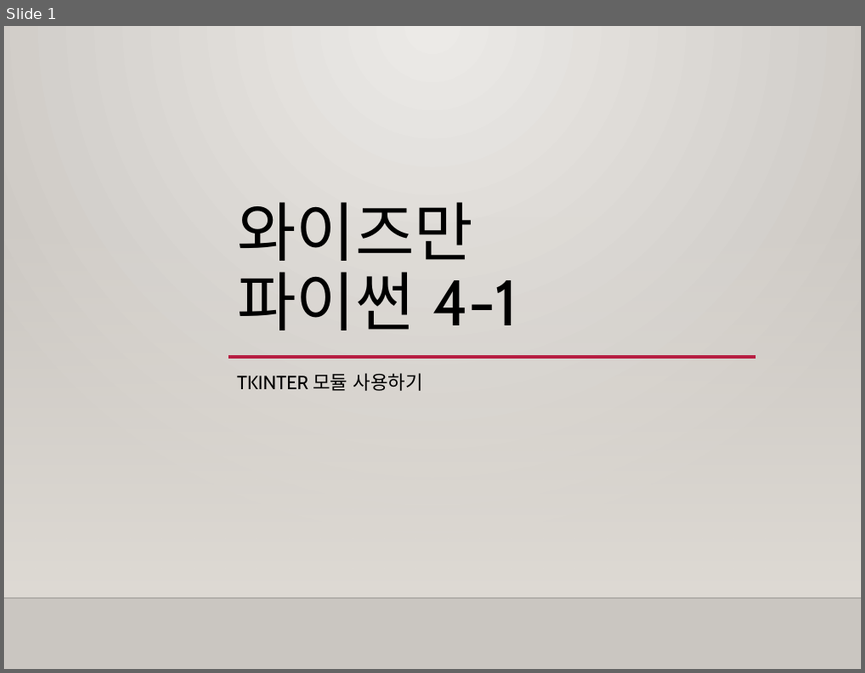
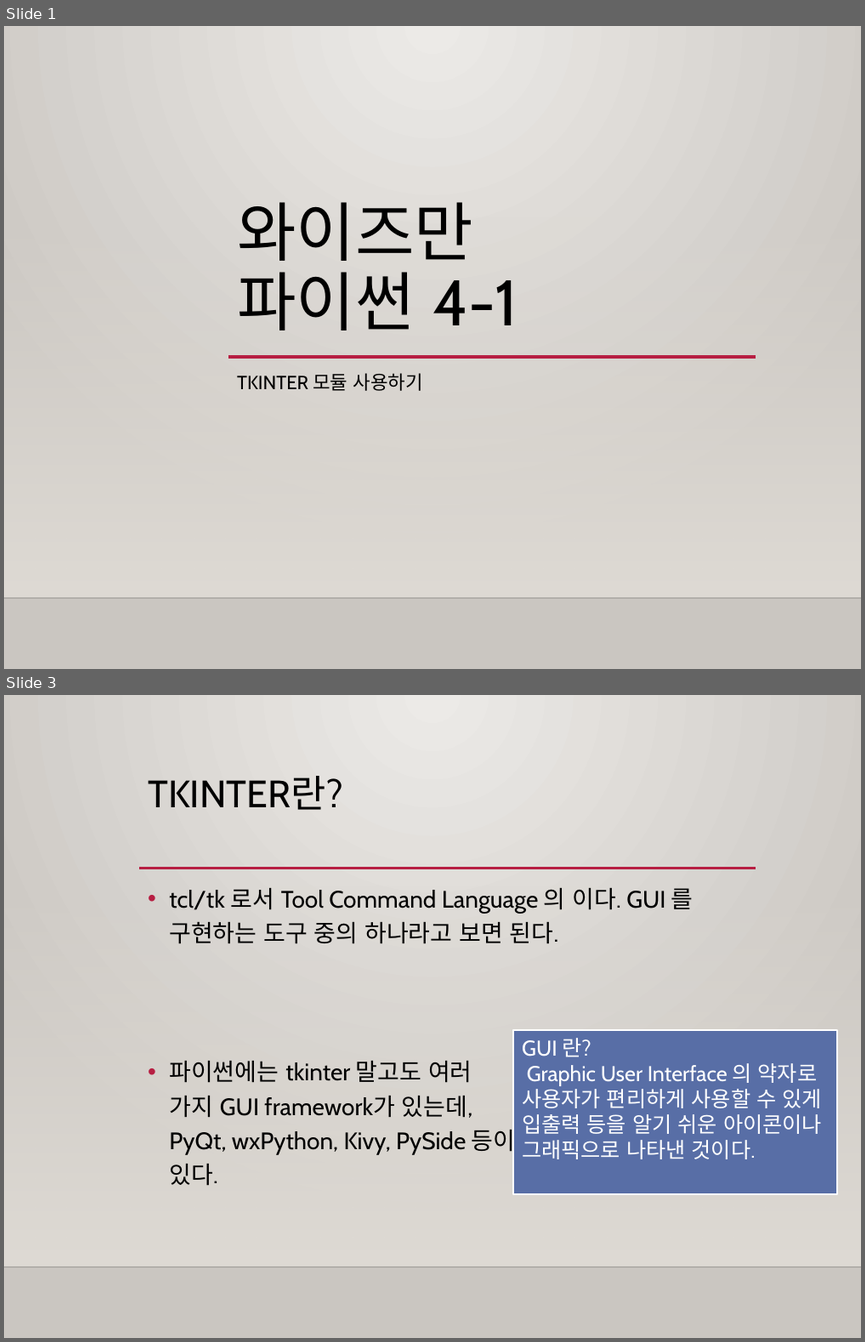
Before and after one commit to freshmea/weizman_python_class, a slide deck: textbook/파이썬4-1교시.pptx. Shown one above the other, each under a label of ours: slide 1 before the commit, slides 1 and 3 after it; the slides between them are not shown. The pictures are 865x673 and 865x1342 pixels, drawn with LibreOffice and Linux fonts; fonts in the diff are those of the drawing; background and template pictures are left out. Boxes give left, top, right and bottom in pixels: in the first picture for what was removed or moved away, otherwise in the second. Text is boxed around its words. In the diff, an @@ line names an element or a change of style, - is before the commit and + after.

```diff
--- a/textbook/파이썬4-1교시.pptx
+++ b/textbook/파이썬4-1교시.pptx
@@ slide 3 added at box(4, 695, 861, 1338), background gradient #ECEAE7 to #CAC7C1; not listed: 2 template elements that a slide beside it also shows @@
@@ title added at box(148, 776, 343, 810), 32 pt, text #000000 @@
+TKINTER란?
@@ line added from (139, 868) to (755, 868), #B71E42 2.5 pt @@
@@ text added at box(169, 888, 693, 1185), 20 pt, text #000000 @@
+• tcl/tk 로서 Tool Command Language 의 이다. GUI 를 구현하는 도구 중의 하나라고 보면 된다.
+• 파이썬에는 tkinter 말고도 여러
+  가지 GUI framework가 있는데,
+  PyQt, wxPython, Kivy, PySide 등이
+  있다.
@@ rectangle added at box(513, 1030, 837, 1195), fill #586EA6, outline #FFFFFF 1.75 pt, 18 pt, text #FFFFFF @@
+GUI 란?
+Graphic User Interface 의 약자로 사용자가 편리하게 사용할 수 있게 입출력 등을 알기 쉬운 아이콘이나 그래픽으로 나타낸 것이다.
```
Also in this commit, not shown: 2 slides changed, 7 other slides added, 7 slides removed, 3 other files.
